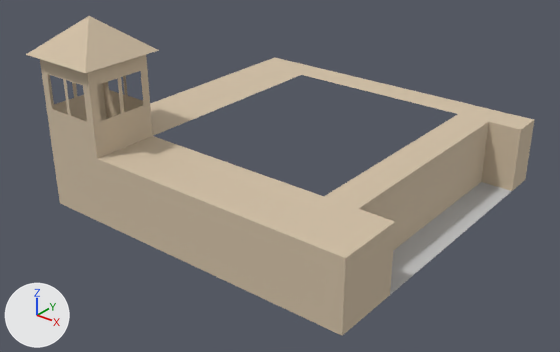
An edit to the glTF model assets/models/districts/estepa/ayuntamiento.glb, drawn before and after from the same camera.
Rendered twice from a 50 mm lens placed at (56.4, -46.8, 42.5), pointed at (6.4, 15.7, 3.8). Arrows for +X, +Y and +Z are at lower left; the lights stay in place. The first picture is the older version. Where no turn or scale is listed for an object, it has been applied to the vertices. Vertices at exactly the same position are counted once.

The first picture shows 'Plane', 'Tower'.
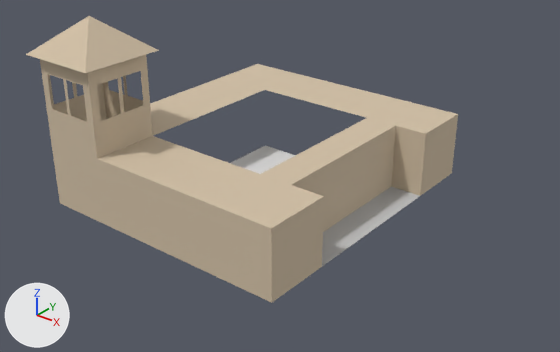
Patch to the scene script:
```diff
--- a/assets/models/districts/estepa/ayuntamiento.glb.py
+++ b/assets/models/districts/estepa/ayuntamiento.glb.py
@@ me_plane @@
 # used by ob_plane; location = (0.0, 0.0, 0.0)
-me_plane.from_pydata(...)  # 29 vertices, 37 faces; spans x -14.0..26.0, y 0.0..40.0, z 0.0..8.0
+me_plane.from_pydata(...)  # 29 vertices, 37 faces; spans x -14.0..18.0, y 0.0..36.0, z 0.0..8.0
+# me_plane part 1: all 5 vertices in x 18.0..26.0, y 36.0, z 0.0..8.0 are moved by (-8.0, -8.0, 0.0)
+# me_plane part 2: all 3 vertices in x 18.0..26.0, y 40.0, z 0.0..8.0 are moved by (-8.0, -4.0, 0.0)
+# me_plane part 3: all 11 vertices in x 18.0..26.0, y 0.0..8.0, z 0.0..8.0 are moved by (-8.0, 0.0, 0.0)
+# me_plane part 4: all 2 vertices in x -14.0..-6.0, y 40.0, z 8.0 are moved by (0.0, -4.0, 0.0)
+# other edits to the shape of me_plane do not show in these pictures
 me_plane.materials.append(mat_facade)
@@ me_plane_002 @@
+me_plane_002.from_pydata([(-8.0, -10.0, 0.0), (8.0, -10.0, 0.0), (-8.0, 10.0, 0.0), (8.0, 10.0, 0.0)], [], [(0, 1, 3), (0, 3, 2)])
@@ ob_patio @@
+ob_patio = bpy.data.objects.new('Patio', me_plane_002)
+ob_patio.location = (2.0, 18.0, 0.0)
```

Where the change shows, as pixel boxes (x1, y1, x2, y2) in the pictures (560 x 352 px; the box of a moved part takes in the faces that stretch with it):
'Plane', reshaped (16% narrower, 14% shorter)
    before: (51, 58, 534, 336)
    after: (51, 64, 458, 303)
'Patio', added
    after: (231, 146, 295, 174)
part 1 of me_plane, moved or reshaped
    before: (324, 114, 521, 295)
    after: (261, 118, 426, 266)
part 2 of me_plane, moved or reshaped
    before: (459, 105, 534, 191)
    after: (368, 100, 458, 196)
part 3 of me_plane, moved or reshaped
    before: (97, 136, 395, 336)
    after: (97, 136, 324, 303)
part 4 of me_plane, moved or reshaped
    before: (258, 58, 472, 114)
    after: (221, 64, 400, 118)
